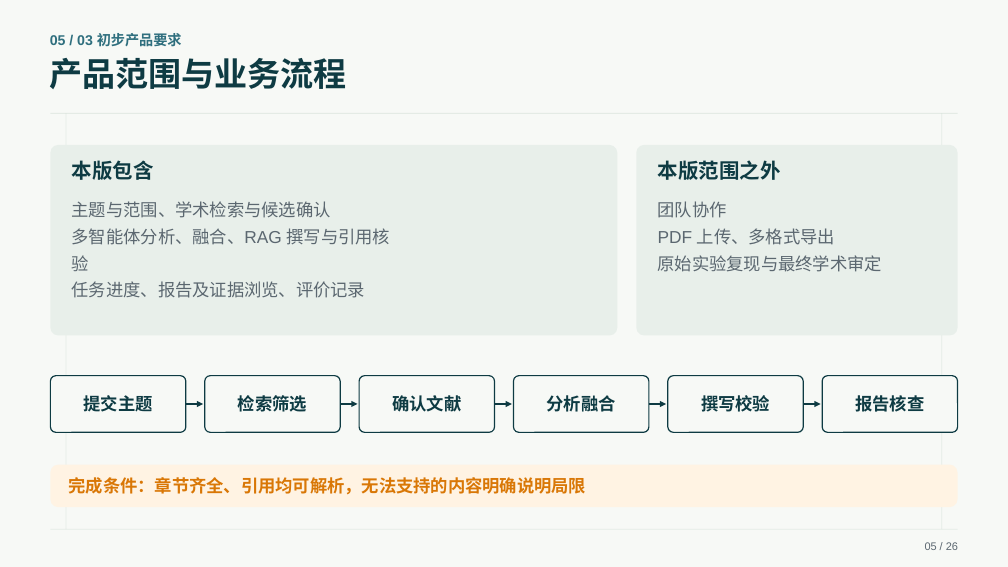
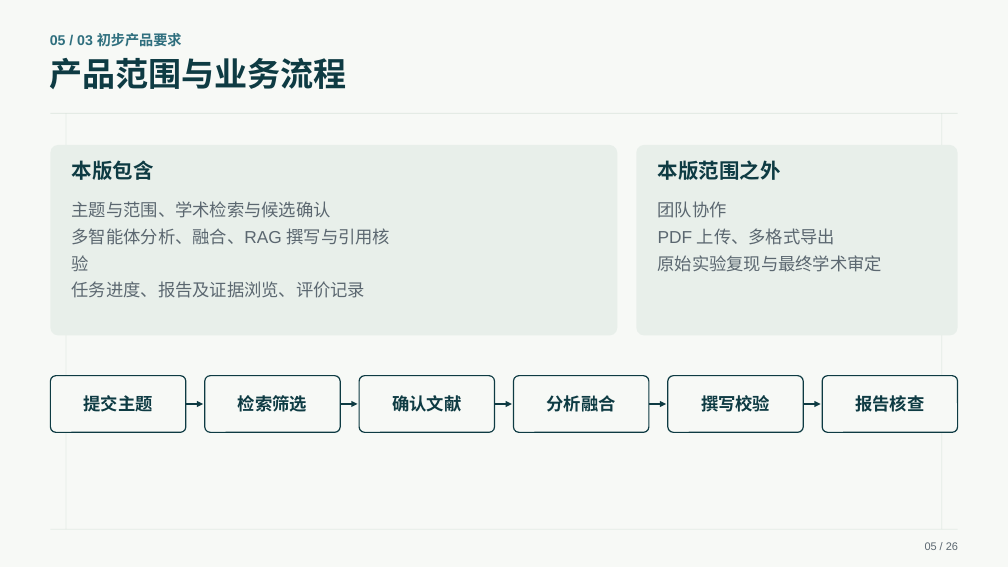
Before and after one commit to wdxf2/Paper-Agent, a slide deck: slide 5 of 需求分析/需求分析设计汇报第二版.pptx. Drawn at 1008x567 pixels with LibreOffice and Linux fonts; fonts in the diff are those of the drawing. Boxes give left, top, right and bottom in pixels: in the first picture for what was removed or moved away, otherwise in the second. Text is boxed around its words. In the diff, an @@ line names an element or a change of style, - is before the commit and + after.

```diff
--- a/需求分析/需求分析设计汇报第二版.pptx
+++ b/需求分析/需求分析设计汇报第二版.pptx
@@ rounded rectangle removed at (51, 465, 958, 507) @@
@@ text removed at (69, 477, 587, 495) @@
-完成条件：章节齐全、引用均可解析，无法支持的内容明确说明局限
```
Also in this commit, not shown: 7 other slides changed.
